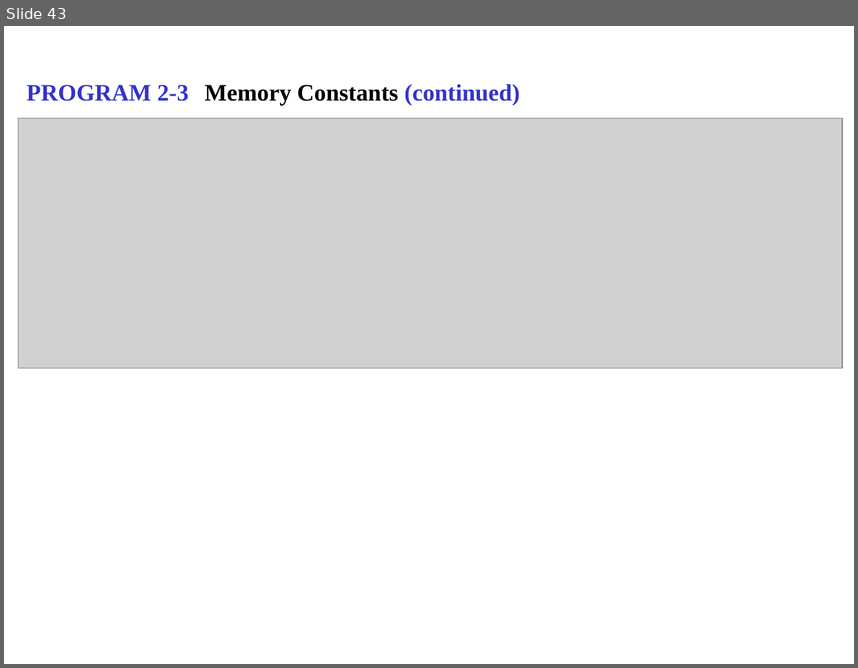
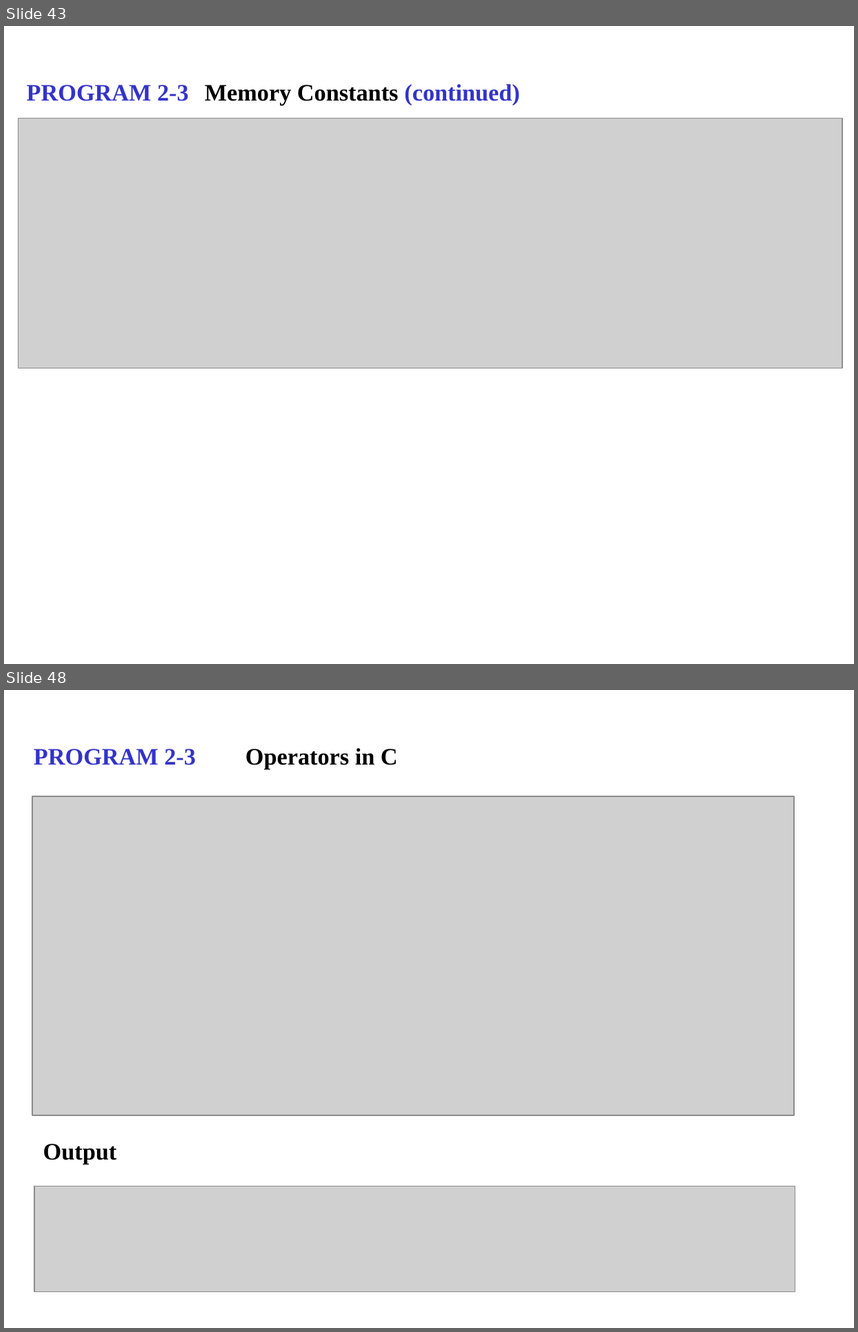
Before and after one commit to mentormaya/notes, a slide deck: assets/Computer_Science/Class_11/C Programming.ppt. Shown one above the other, each under a label of ours: slide 43 before the commit, slides 43 and 48 after it; the slides between them are not shown. The pictures are 858x668 and 858x1332 pixels, drawn with LibreOffice and Linux fonts; fonts in the diff are those of the drawing; grey boxes stand for pictures. Boxes give left, top, right and bottom in pixels: in the first picture for what was removed or moved away, otherwise in the second. Text is boxed around its words. In the diff, an @@ line names an element or a change of style, - is before the commit and + after.

```diff
--- a/assets/Computer_Science/Class_11/C Programming.ppt
+++ b/assets/Computer_Science/Class_11/C Programming.ppt
@@ slide 48 added at (4,690,854,1328), background #FFFFFF @@
@@ text added at (34,749,196,765), 20 pt, text #3333CC, bold @@
+PROGRAM 2-3
@@ text added at (245,748,398,769), 20 pt, text #000000, bold @@
+Operators in C
@@ picture added at (32,796,794,1115) @@
@@ text added at (43,1143,117,1164), 20 pt, text #000000, bold @@
+Output
@@ picture added at (34,1185,795,1291) @@
```
Also in this commit, not shown: 10 other slides added.
